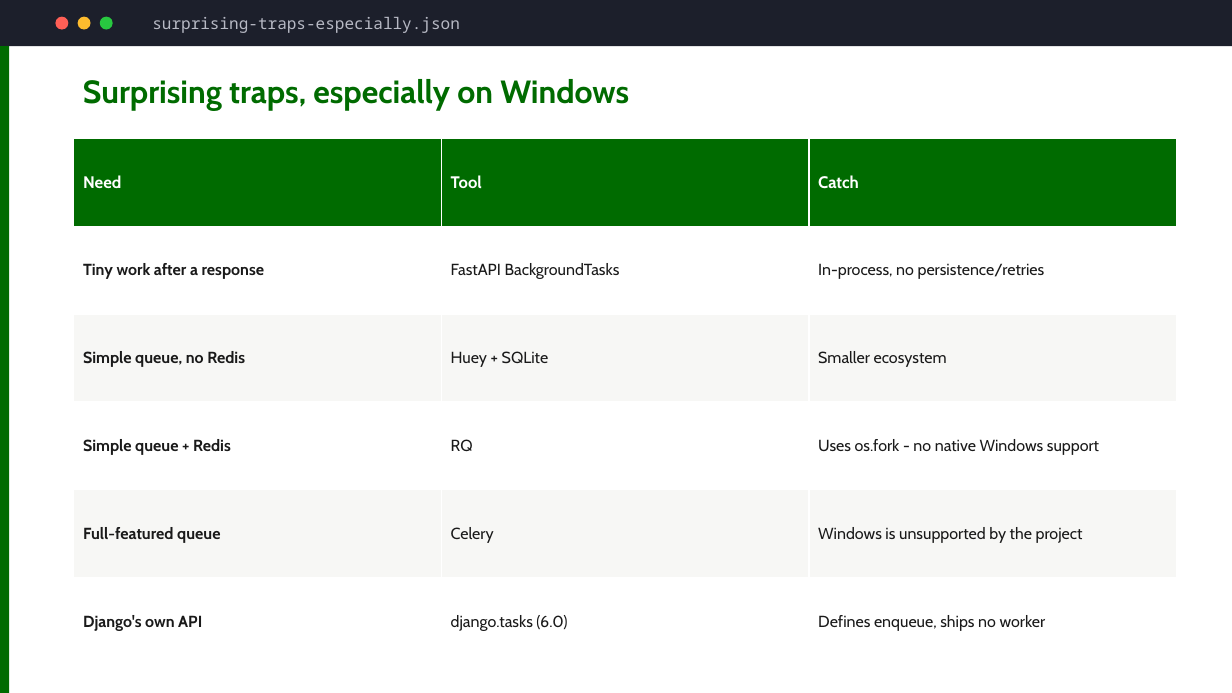
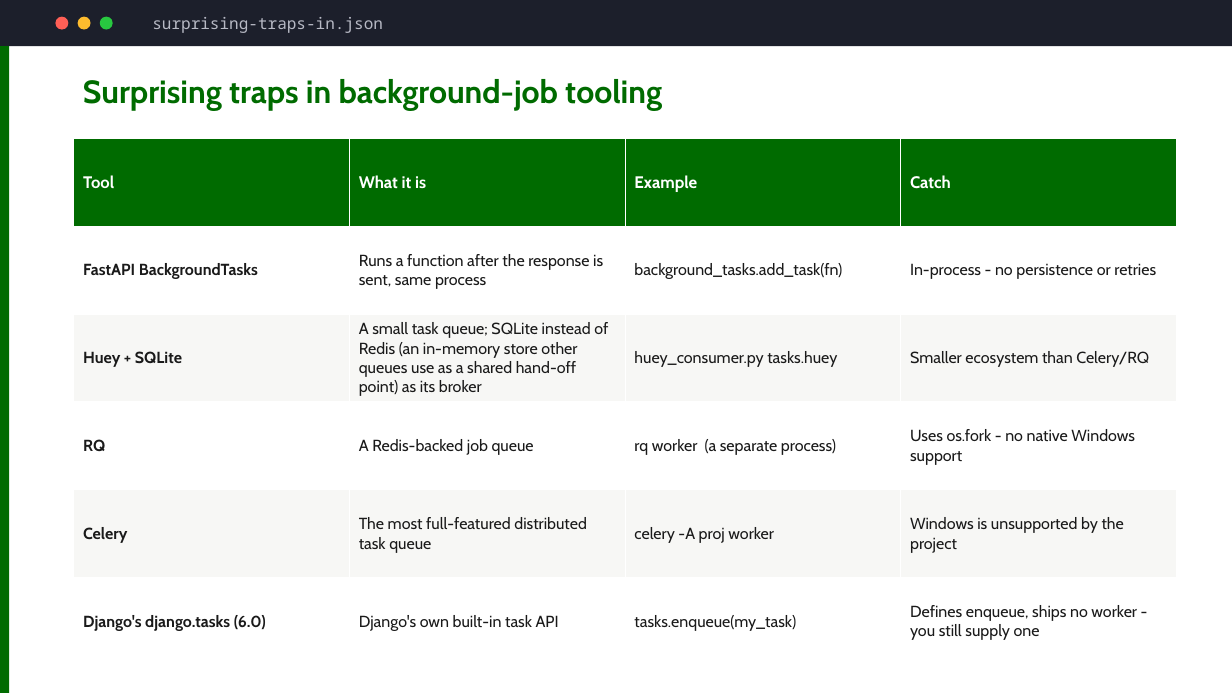
Before and after one commit to hovinh/web-development-learning-lab, a slide deck: slide 16 of blog/web-dev-for-data-people/slides/web-dev-for-data-people-slides.pptx. Drawn at 1232x693 pixels with LibreOffice and Linux fonts; fonts in the diff are those of the drawing. Boxes give left, top, right and bottom in pixels: in the first picture for what was removed or moved away, otherwise in the second. Text is boxed around its words. In the diff, an @@ line names an element or a change of style, - is before the commit and + after.

Commit message:
Add new slide types and enhance rendering for web and PPTX
- Implemented new slide types: concept_pair, cards, and bullets_meter in theme.py.
- Added corresponding rendering functions in theme_html.py to ensure consistent visual representation across web and PPTX formats.
- Updated tab label handling to use the same function across both themes for consistency.
- Enhanced footer functionality for tables and comparisons to include optional insights.
- Improved CSS styles for new slide types and ensured alignment with existing design language.
- Updated binary PPTX file to reflect new slide additions and changes.

```diff
--- a/blog/web-dev-for-data-people/slides/web-dev-for-data-people-slides.pptx
+++ b/blog/web-dev-for-data-people/slides/web-dev-for-data-people-slides.pptx
@@ text at box(152, 17, 383, 33): text changed @@
-surprising-traps-especially.json
+surprising-traps-in.json
@@ text at box(83, 79, 662, 110): text changed @@
-Surprising traps, especially on Windows
+Surprising traps in background-job tooling
@@ table at box(74, 139, 1176, 665) @@
-column 1: Need | Tiny work after a response | Simple queue, no Redis | Simple queue + Redis | Full-featured queue | Django's own API
-column 2: Tool | FastAPI BackgroundTasks | Huey + SQLite | RQ | Celery | django.tasks (6.0)
-column 3: Catch | In-process, no persistence/retries | Smaller ecosystem | Uses os.fork - no native Windows support | Windows is unsupported by the project | Defines enqueue, ships no worker
+column 1: Tool | FastAPI BackgroundTasks | Huey + SQLite | RQ | Celery | Django's django.tasks (6.0)
+column 2: What it is | Runs a function after the response is sent, same process | A small task queue; SQLite instead of Redis (an in-memory store other queues use as a shared hand-off point) as its broker | A Redis-backed job queue | The most full-featured distributed task queue | Django's own built-in task API
+column 3: Example | background_tasks.add_task(fn) | huey_consumer.py tasks.huey | rq worker (a separate process) | celery -A proj worker | tasks.enqueue(my_task)
+column 4: Catch | In-process - no persistence or retries | Smaller ecosystem than Celery/RQ | Uses os.fork - no native Windows support | Windows is unsupported by the project | Defines enqueue, ships no worker - you still supply one
```
Also in this commit, not shown: 12 other slides changed, 8 slides added, 6 other files.
